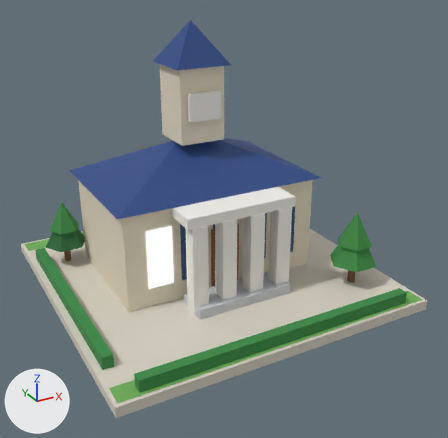
One commit to the glTF model public/models/21.glb: the scene before it, then after it.
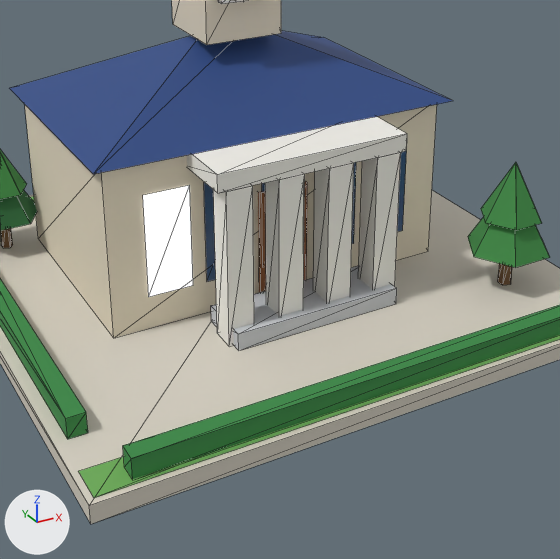
Each version appears first whole from a camera (50 mm lens) standing at (-0.8, -1.572, 0.98) and looking at (0.016, -0.087, 0.238), and next in a close-up on the part from 14% to 85% of the width and 28% to 100% of the height. Every picture has the same lights, and +X, +Y and +Z are marked at lower left. The last two pictures show the newer version. The close-ups show mesh edges as thin lines. Vertices at exactly the same position are counted once.

The scene before the commit, as lines of its bpy script (objects in view):
```python
me_b21 = bpy.data.meshes.new('b21')
me_b21.from_pydata(...)  # 226 vertices, 240 faces; spans x -0.48..0.48, y -0.48..0.48, z 0.0..0.79
me_b21.materials.append(mat_paving)
me_b21.materials.append(mat_grass)
me_b21.materials.append(mat_hedge)
me_b21.materials.append(mat_wall_cream)
me_b21.materials.append(mat_roof_flat)
me_b21.materials.append(mat_roof_blue)
me_b21.materials.append(mat_wall_white)
me_b21.materials.append(mat_concrete)
me_b21.materials.append(mat_wall_wood)
me_b21.materials.append(mat_glow_window)
me_b21.materials.append(mat_glass_dark)
me_b21.materials.append(mat_trunk)
me_b21.materials.append(mat_tree_green)
me_b21.materials.append(mat_tree_dark)
ob_b21 = bpy.data.objects.new('b21', me_b21)
ob_b21.location = (0.0, 0.0, 0.0)
```
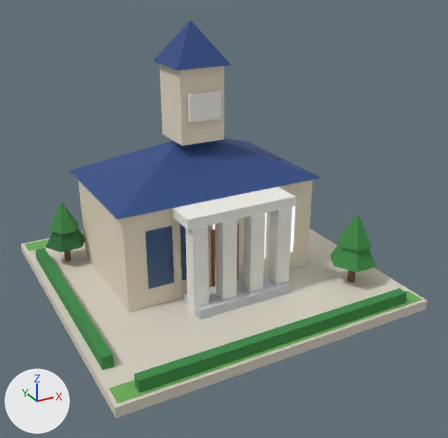
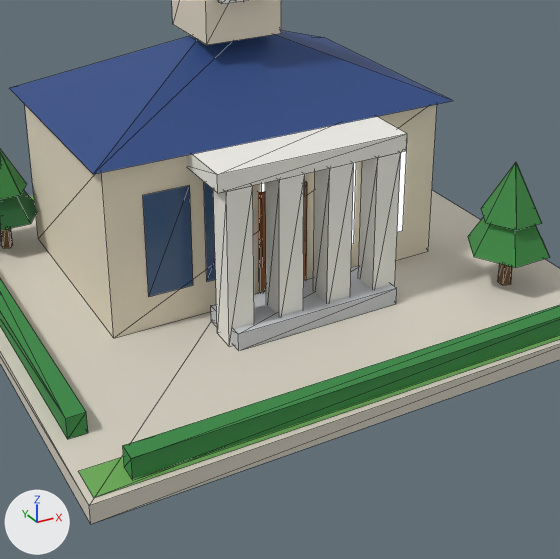
Edits to the bpy script that builds the scene:
```text
Change me_b21:
    where me_b21.from_pydata(...)  # 226 vertices, 240 faces; spans x -0.48..0.48, y -0.48..0.48, z 0.0..0.79
    used by ob_b21; location = (0.0, 0.0, 0.0)
    me_b21 part 1: the loose piece of 4 vertices spanning x -0.144..-0.064, y -0.123, z 0.09..0.27 is moved by (0.104, 0.0, 0.0)
    me_b21 part 2: the loose piece of 4 vertices spanning x -0.04..0.04, y -0.123, z 0.09..0.27 is moved by (0.104, 0.0, 0.0)
    me_b21 part 3: the loose piece of 4 vertices spanning x 0.064..0.144, y -0.123, z 0.09..0.27 is moved by (0.104, 0.0, 0.0)
    me_b21 part 4
    me_b21.vertices[128].co: (0.313, 0.142, 0.09) -> (-0.144, -0.123, 0.09)  # not seen -> pixel (206, 281)
    me_b21.vertices[129].co: (0.313, 0.218, 0.09) -> (-0.064, -0.123, 0.09)
    me_b21.vertices[130].co: (0.313, 0.218, 0.27) -> (-0.064, -0.123, 0.27)
    me_b21.vertices[131].co: (0.313, 0.142, 0.27) -> (-0.144, -0.123, 0.27)  # not seen -> pixel (203, 182)
    me_b21 part 5
    me_b21.vertices[144].co: (0.168, -0.123, 0.09) -> (0.313, -0.058, 0.09)
    me_b21.vertices[145].co: (0.248, -0.123, 0.09) -> (0.313, 0.018, 0.09)  # pixel (402, 230) -> not seen
    me_b21.vertices[146].co: (0.248, -0.123, 0.27) -> (0.313, 0.018, 0.27)  # pixel (407, 138) -> not seen
    me_b21.vertices[147].co: (0.168, -0.123, 0.27) -> (0.313, -0.058, 0.27)
    me_b21 part 6: all 4 faces that had it switch from mat_glow_window to mat_glass_dark
    me_b21 part 7: all 12 faces that had it switch from mat_glass_dark to mat_glow_window
```

Changed parts and their boxes (x1, y1, x2, y2) in the close-ups (560 x 559 px; the box of a moved part takes in the faces that stretch with it):
'b21', reshaped, recoloured
    both: (0, 0, 560, 524)
part 1 of me_b21, moved or reshaped (mostly hidden afterwards)
    before: (204, 182, 216, 282)
    after: (262, 183, 265, 192)
part 2 of me_b21, moved or reshaped (mostly hidden)
    before: (262, 183, 265, 192)
    after: (352, 162, 356, 244)
part 3 of me_b21, moved or reshaped
    before: (352, 162, 356, 244)
    after: (397, 151, 407, 232)
part 4 of me_b21, moved or reshaped (not visible before)
    after: (204, 182, 216, 282)
part 5 of me_b21, moved or reshaped (not visible afterwards)
    before: (397, 151, 407, 232)
part 6 of me_b21, recoloured (white to blue)
    before: (143, 185, 193, 297)
    after: (143, 185, 216, 297)
part 7 of me_b21, recoloured
    before: (211, 151, 407, 280)
    after: (262, 151, 407, 244)
